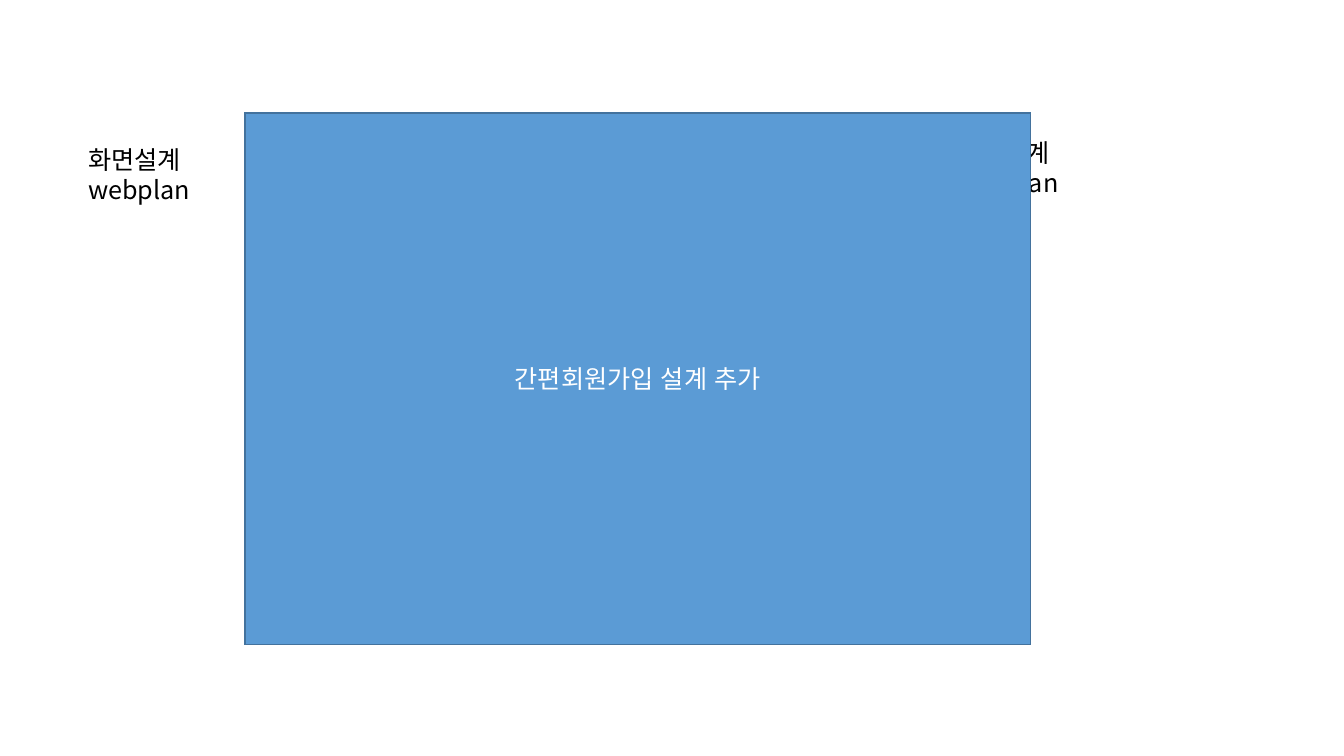
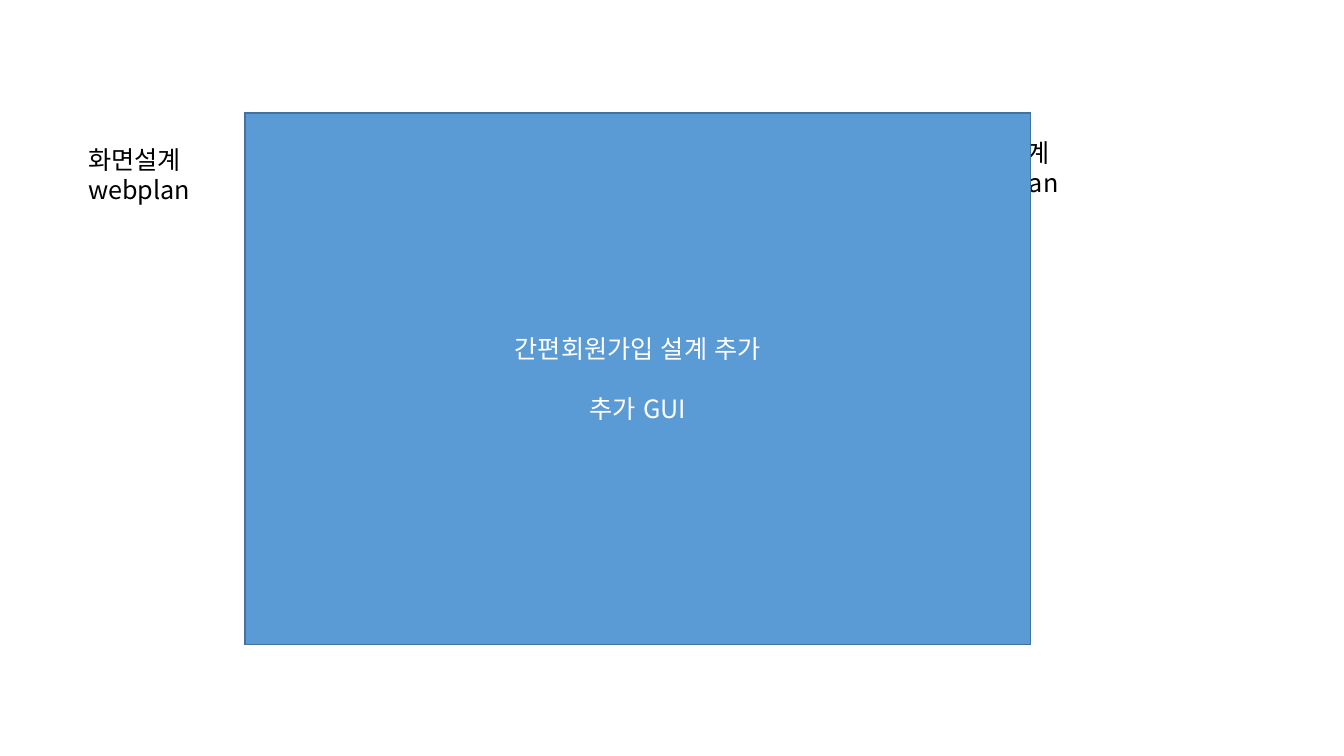
Before and after one commit to iamiandu/shoppingmall, a slide deck: slide 1 of 화면설계.pptx. Drawn at 1344x756 pixels with LibreOffice and Linux fonts; fonts in the diff are those of the drawing. Boxes give left, top, right and bottom in pixels: in the first picture for what was removed or moved away, otherwise in the second. Text is boxed around its words. In the diff, an @@ line names an element or a change of style, - is before the commit and + after.

Commit message:
화면설계 추가

```diff
--- a/화면설계.pptx
+++ b/화면설계.pptx
@@ text in rectangle at <box>590,397,686,420</box>: paragraph added @@
+추가 GUI
```
